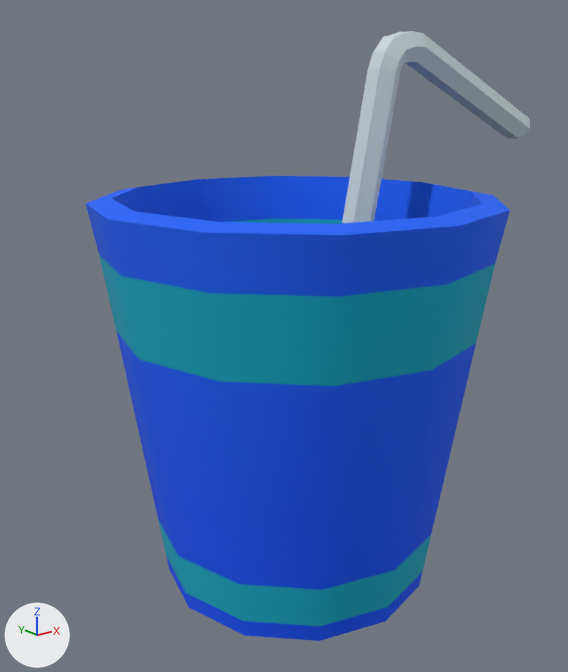
The FBX model Assets/Models/Environment/meshes/bichos/vaso_papel_001.fbx: old version first, new version second.
Rendered twice from a 50 mm camera at (-2.8, -0.672, 0.569) aimed at (-2.25, 0.016, 0.294). Lighting does not change. The marker at lower left points along +X, +Y and +Z. Where no turn or scale is listed for an object, it has been applied to the vertices.

Objects in the first picture: 'vaso_papel.001'.
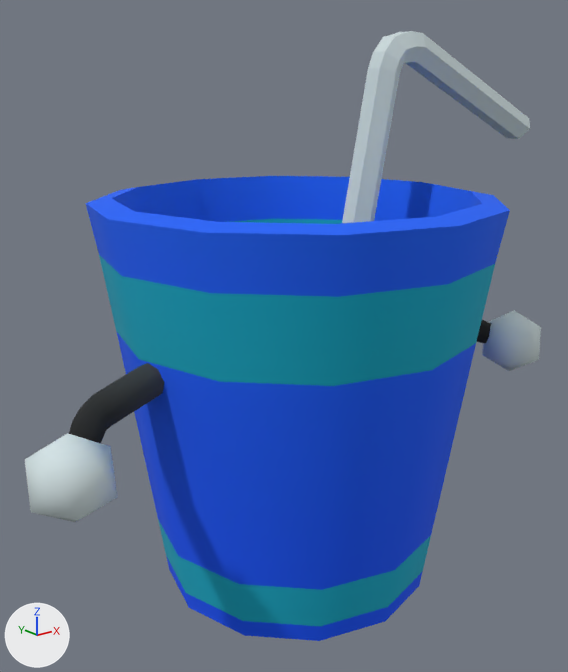
Patch to the scene script:
```diff
--- a/Assets/Models/Environment/meshes/bichos/vaso_papel_001.fbx.py
+++ b/Assets/Models/Environment/meshes/bichos/vaso_papel_001.fbx.py
@@ me_vaso_papel_002 @@
 # used by ob_vaso_papel_001; location = (-2.244, 0.0, 0.0)
-me_vaso_papel_002.from_pydata(...)  # 228 vertices, 210 faces; spans x -0.227..0.403, y -0.227..0.227, z 0.001..0.633
+me_vaso_papel_002.from_pydata(...)  # 332 vertices, 318 faces; spans x -0.352..0.403, y -0.227..0.227, z 0.001..0.633
+# me_vaso_papel_002 part 1: a new loose piece, an icosphere of 20 faces spanning x -0.352..-0.275, y -0.109..-0.035, z 0.202..0.288, in mat_all (picture img_pallete_texture_png)
+# me_vaso_papel_002 part 2: a new loose piece, an icosphere of 20 faces spanning x 0.279..0.356, y -0.109..-0.035, z 0.202..0.288, in mat_all (picture img_pallete_texture_png)
+# me_vaso_papel_002 part 3: a new loose piece of 40 vertices spanning x -0.308..-0.169, y -0.061..0.007, z 0.237..0.318, in mat_all (picture img_pallete_texture_png)
+# me_vaso_papel_002 part 4: a new loose piece of 40 vertices spanning x 0.173..0.312, y -0.061..0.007, z 0.237..0.318, in mat_all (picture img_pallete_texture_png)
 me_vaso_papel_002.materials.append(mat_all)
```

Boxes (x1, y1, x2, y2) around the edits, measured in the pictures (568 x 672 px):
'vaso_papel.001', reshaped (16% wider)
    before: (86, 31, 530, 641)
    after: (25, 31, 541, 641)
part 1 of me_vaso_papel_002, added
    after: (25, 433, 117, 522)
part 2 of me_vaso_papel_002, added
    after: (482, 310, 541, 371)
part 3 of me_vaso_papel_002, added (black)
    after: (69, 363, 164, 443)
part 4 of me_vaso_papel_002, added
    after: (477, 320, 491, 343)
